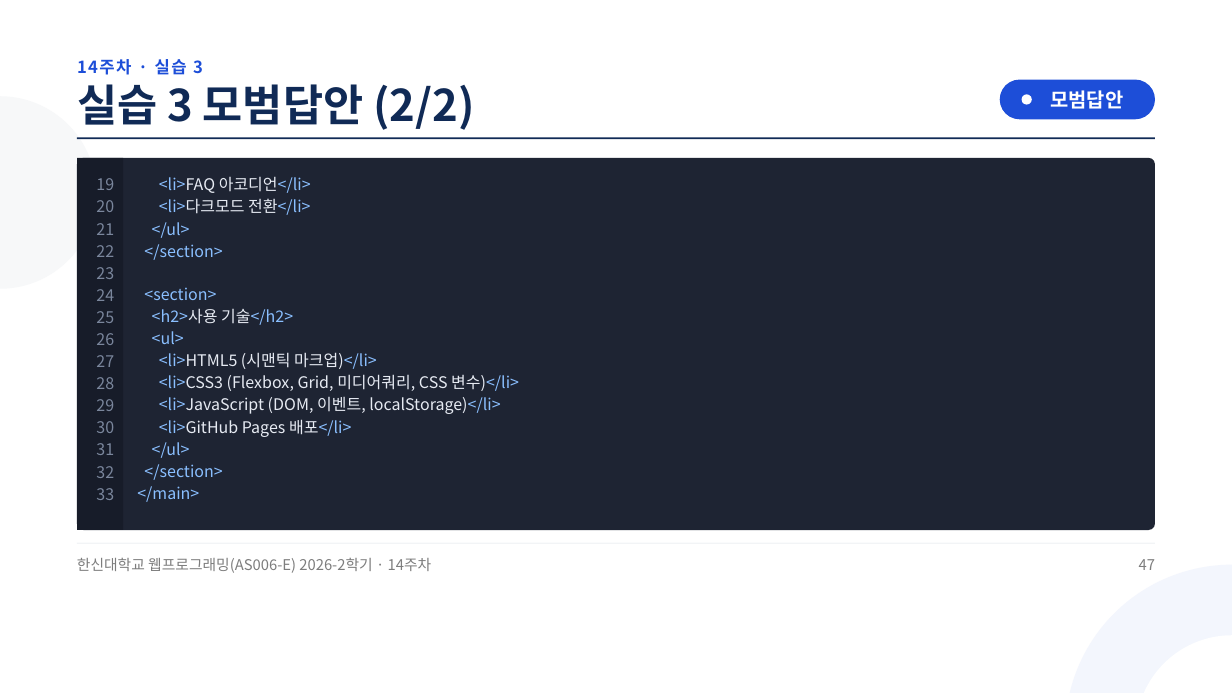
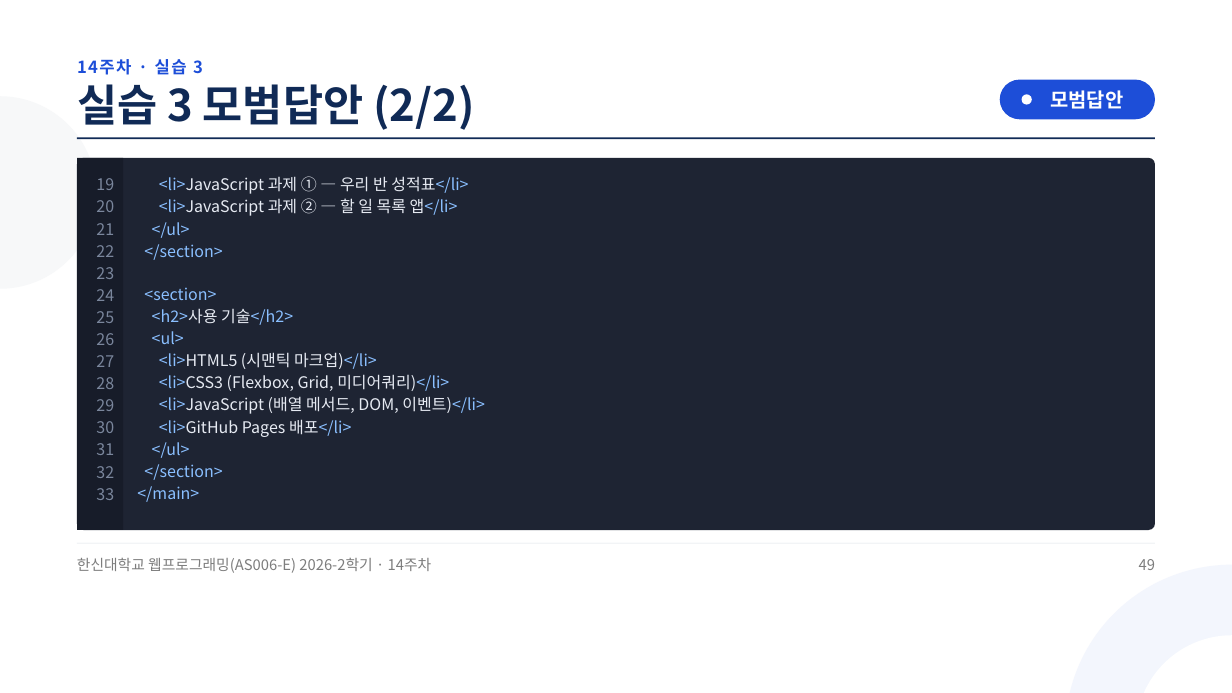
Before and after one commit to jungaistar/materials, a slide deck: slide 49 of hs-web/W14_종합_정리_및_과제_평가.pptx (slide 47 before the commit). Drawn at 1232x693 pixels with LibreOffice and Linux fonts; fonts in the diff are those of the drawing. Boxes give left, top, right and bottom in pixels: in the first picture for what was removed or moved away, otherwise in the second. Text is boxed around its words. In the diff, an @@ line names an element or a change of style, - is before the commit and + after.

Commit message:
hs-web 슬라이드 다시 굽기: W14_종합_정리_및_과제_평가.pptx (14주차 JS 과제 마무리 · 15주차 온라인 기말)

```diff
--- a/hs-web/W14_종합_정리_및_과제_평가.pptx
+++ b/hs-web/W14_종합_정리_및_과제_평가.pptx
@@ text at <box>159,176,468,216</box>: text changed; text colour #8ABFFF to #E6EAF2 @@
-<li>FAQ 아코디언</li>
-<li>다크모드 전환</li>
+<li>JavaScript 과제 ① — 우리 반 성적표</li>
+<li>JavaScript 과제 ② — 할 일 목록 앱</li>
@@ text at <box>159,374,485,414</box>: text changed @@
-<li>CSS3 (Flexbox, Grid, 미디어쿼리, CSS 변수)</li>
-<li>JavaScript (DOM, 이벤트, localStorage)</li>
+<li>CSS3 (Flexbox, Grid, 미디어쿼리)</li>
+<li>JavaScript (배열 메서드, DOM, 이벤트)</li>
@@ text at <box>1139,559,1155,570</box>: text changed @@
-47
+49
```
Also in this commit, not shown: 42 other slides changed, 4 slides added, 2 slides removed.
